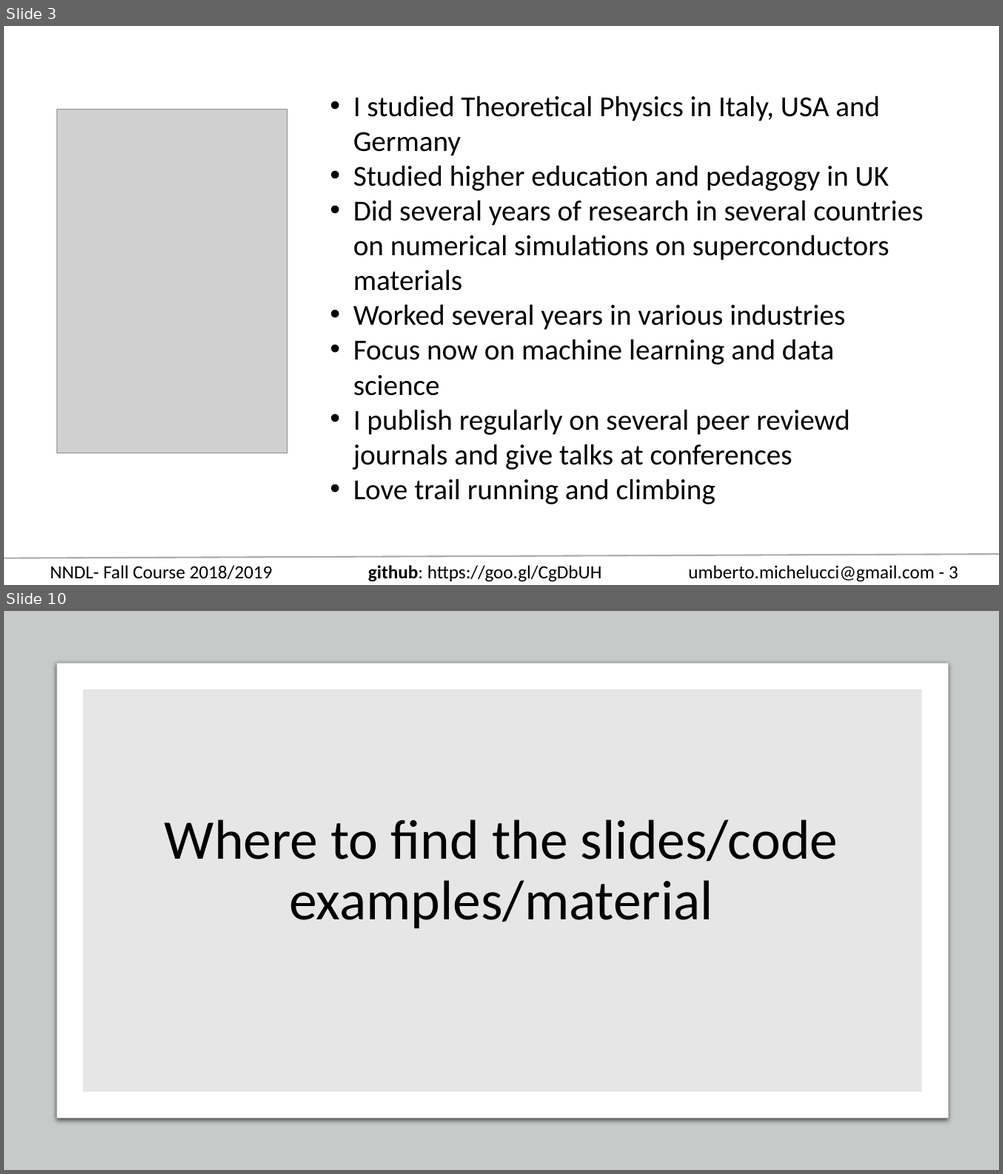
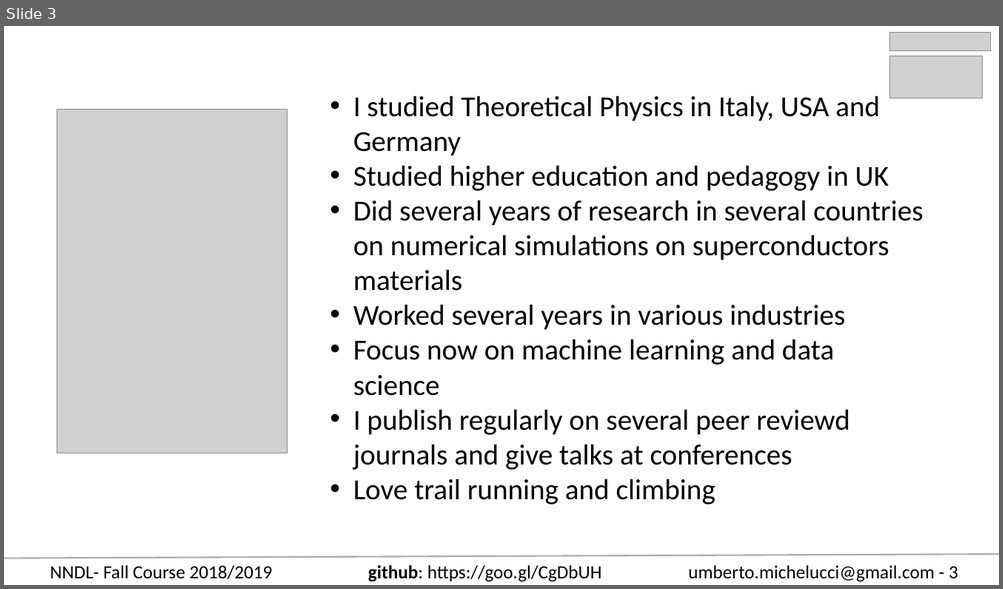
Before and after one commit to toelt-llc/COURSE-zhaw-dlcourse-spring2019, a slide deck: NNDL - Fall 18 Week 1 - Administration and basics.pptx. Shown one above the other, each under a label of ours: slides 3 and 10 before the commit, slide 3 after it; the slides between them are not shown. The pictures are 1003x1174 and 1003x589 pixels, drawn with LibreOffice and Linux fonts; fonts in the diff are those of the drawing; grey boxes stand for pictures. Boxes give left, top, right and bottom in pixels: in the first picture for what was removed or moved away, otherwise in the second. Text is boxed around its words. In the diff, an @@ line names an element or a change of style, - is before the commit and + after.

```diff
--- a/NNDL - Fall 18 Week 1 - Administration and basics.pptx
+++ b/NNDL - Fall 18 Week 1 - Administration and basics.pptx
@@ slide 10 removed at [4,611,999,1170], background #FFFFFF; not listed: 1 template element that a slide beside it also shows @@
@@ rectangle removed at [4,611,999,1170] @@
@@ rounded rectangle removed at [57,664,948,1119] @@
@@ rectangle removed at [83,689,922,1092] @@
@@ title removed at [165,820,837,929] @@
-Where to find the slides/code examples/material
@@ slide 3 changed as well @@
@@ picture added at [890,32,990,50] @@
@@ picture added at [890,56,982,98] @@
```
Also in this commit, not shown: 12 other slides changed, 2 slides added, 1 other slide removed.
